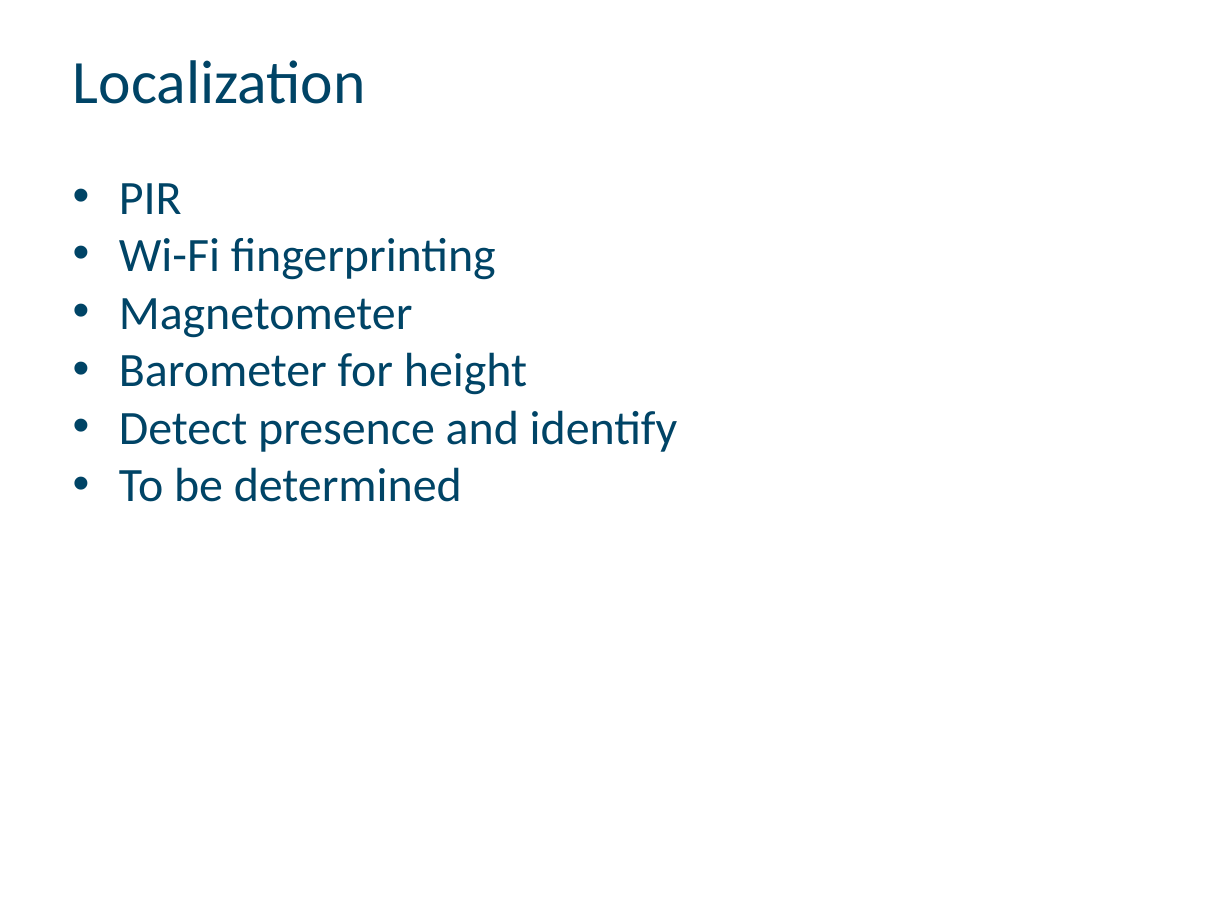
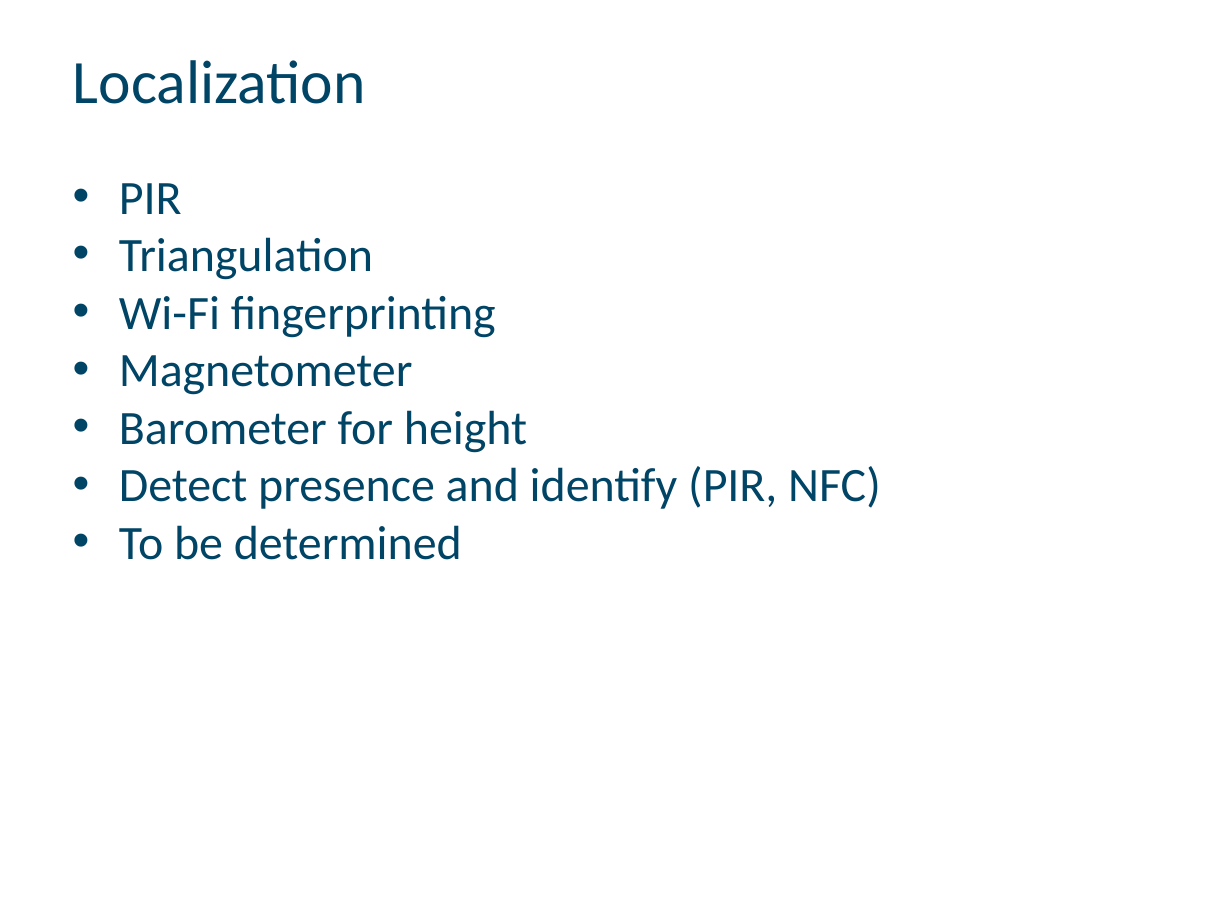
Before and after one commit to michielaernouts/teammmd, a slide deck: slide 5 of Presentations/projectvoorstel.pptx. Drawn at 1232x924 pixels with LibreOffice and Linux fonts; fonts in the diff are those of the drawing; background and template pictures are left out. Boxes give left, top, right and bottom in pixels: in the first picture for what was removed or moved away, otherwise in the second. Text is boxed around its words. In the diff, an @@ line names an element or a change of style, - is before the commit and + after.

Commit message:
small changes to ppt

```diff
--- a/Presentations/projectvoorstel.pptx
+++ b/Presentations/projectvoorstel.pptx
@@ text at [119,237,373,280]: paragraph added @@
+• Triangulation
@@ text at [119,466,881,509]: text changed @@
-• Detect presence and identify
+• Detect presence and identify (PIR, NFC)
```
